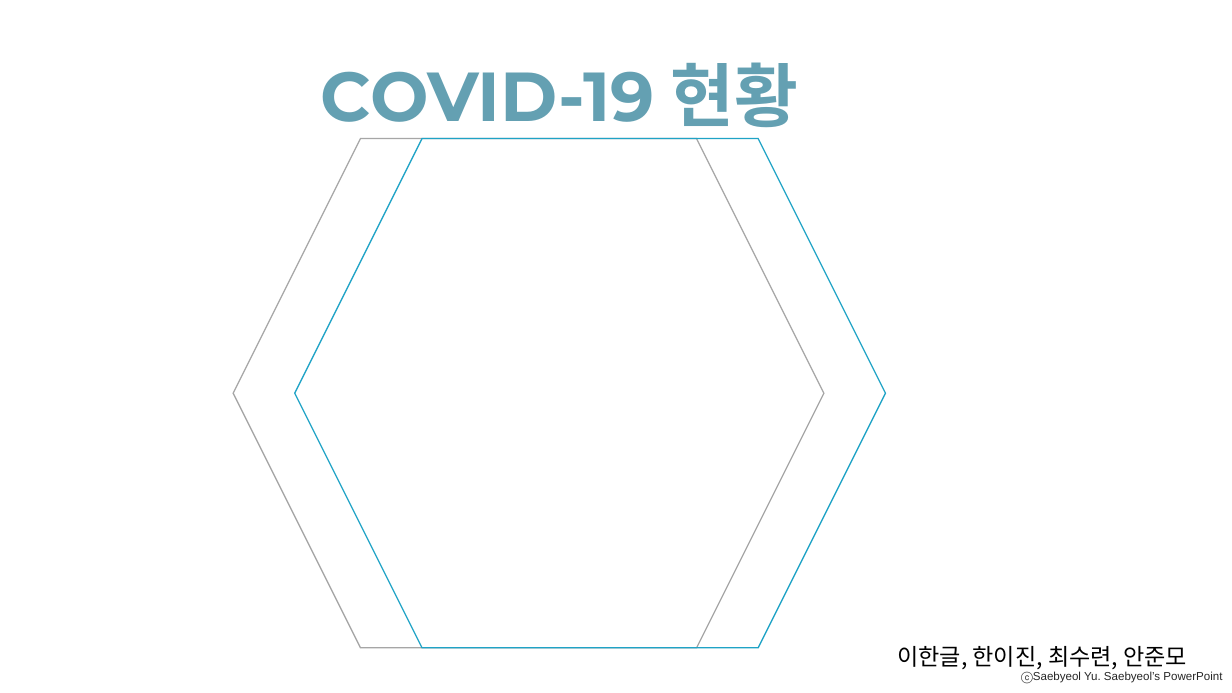
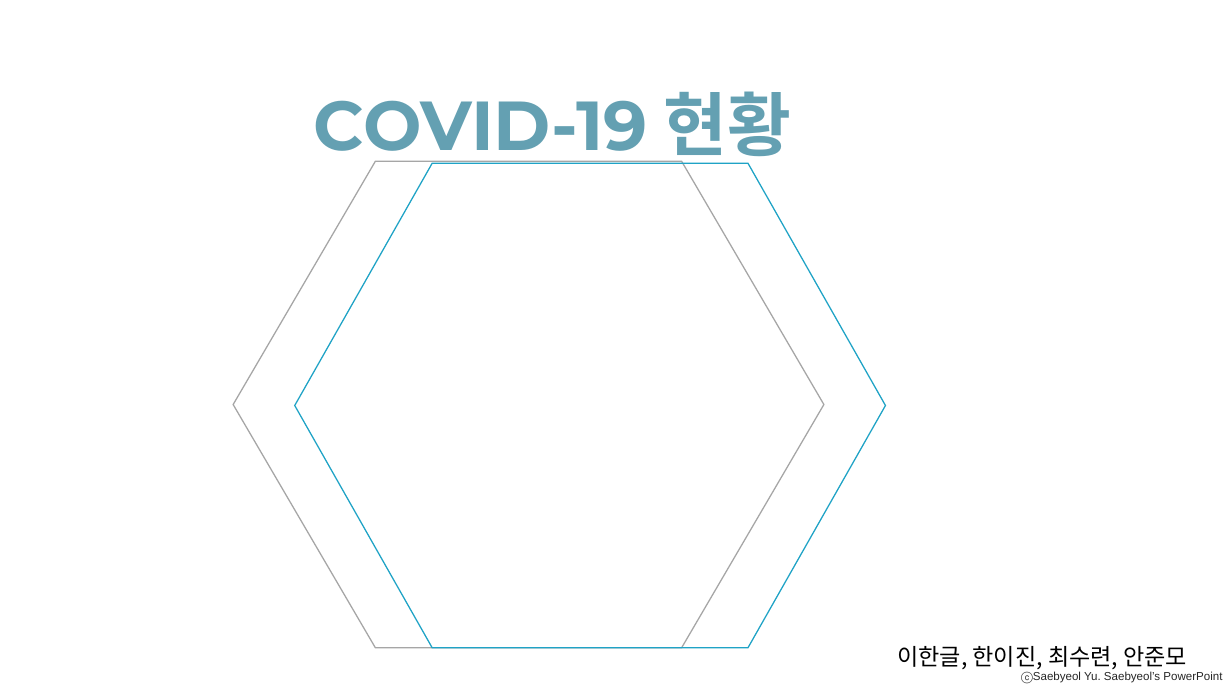
Before and after one commit to hanYijin/portfolio_2021, a slide deck: slide 1 of covid19.pptx. Drawn at 1232x693 pixels with LibreOffice and Linux fonts; fonts in the diff are those of the drawing; background and template pictures are left out. Boxes give left, top, right and bottom in pixels: in the first picture for what was removed or moved away, otherwise in the second. Text is boxed around its words. In the diff, an @@ line names an element or a change of style, - is before the commit and + after.

```diff
--- a/covid19.pptx
+++ b/covid19.pptx
@@ text "COVID-19 현황" rewrapped from [321, 62, 799, 127] to [314, 91, 792, 167] @@
@@ hexagon: place and size @@
-hexagon at [233, 139, 823, 648]
+hexagon at [233, 161, 823, 648]
@@ hexagon at [233, 161, 823, 648]: proportions changed @@
@@ hexagon at [295, 164, 885, 649]: proportions changed @@
@@ hexagon: place and size @@
-hexagon at [295, 139, 885, 648]
+hexagon at [295, 164, 885, 649]
```
Also in this commit, not shown: 7 other slides changed, 2 slides added, 2 slides removed.
